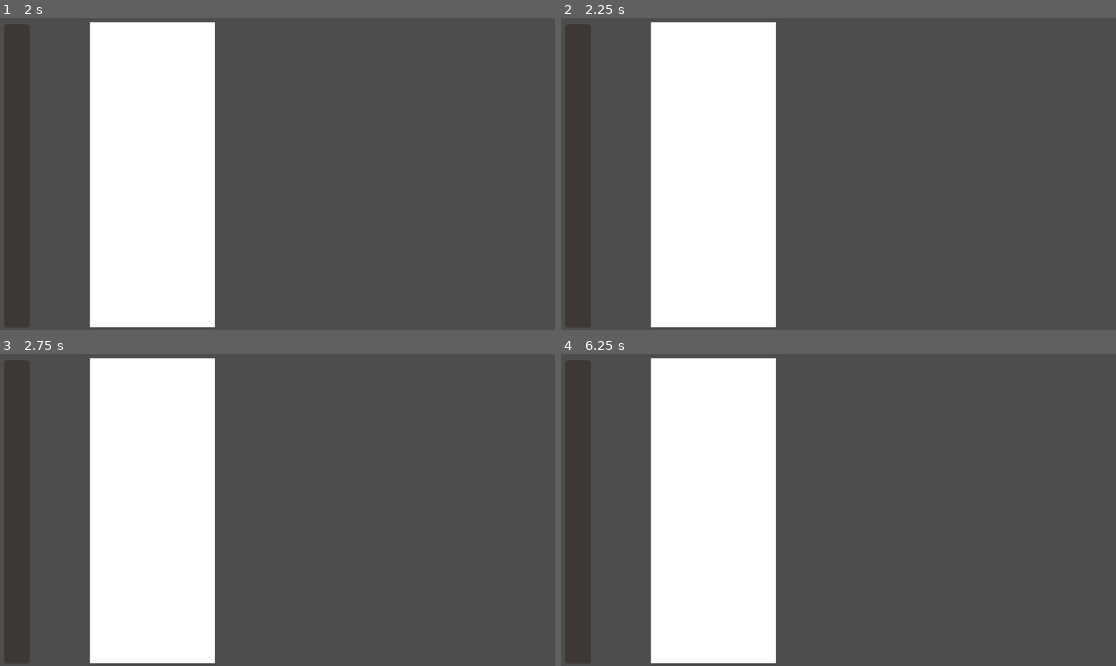
Above: before the commit, frames 1-4 (two rows, left to right).
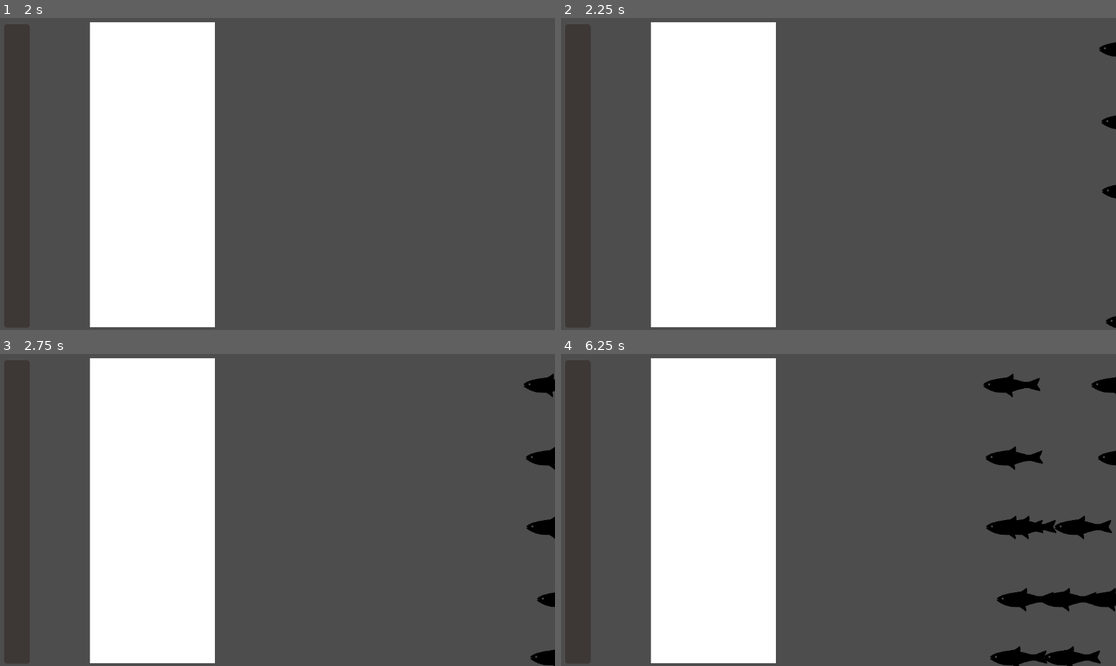
Above: after the commit, the same moments.

Repository: myticalcat/lazer_prot
Game: Godot game, scene res://main.tscn
Two runs of this game, one before a commit and one after it. Both use one fixed random seed, a clock stepped at 60 frames per second and the inputs below.
Inputs (mouse positions are in pixels of both pictures, inside the frame that each line leads up to):
- Up to frame 1 (2 s): tap Enter at 0.5 s; move the mouse to (155, 174) at 0.52 s; click (155, 174) at 0.67 s; tap Space at 1.25 s; move the mouse to (166, 189) at 1.27 s; click (166, 189) at 1.42 s
- Up to frame 2 (2.25 s): tap Enter at 2 s; move the mouse to (894, 105) at 2.02 s; click (894, 105) at 2.17 s
- Up to frame 3 (2.75 s): no input
- Up to frame 4 (6.25 s): move the mouse to (810, 572) at 2.77 s; click (810, 572) at 2.92 s; move the mouse to (1005, 556) at 3.52 s; click (1005, 556) at 3.67 s; move the mouse to (672, 463) at 4.27 s; click (672, 463) at 4.42 s; move the mouse to (866, 510) at 5.02 s; click (866, 510) at 5.17 s; move the mouse to (755, 432) at 5.77 s; click (755, 432) at 5.92 s

Frame 1 is identical in both runs. In frame 2, 0.3% of the frame differs, in the area x 96-100%, y 7-100%; in frame 3, 0.9%; in frame 4, 3.5%, in the area x 76-100%, y 6-100%.

Commit message:
lupa apa

Diff:
--- /dev/null
+++ b/Scene/Prefab/enemy_fish.gd
@@ -0,0 +1,20 @@
+extends EnemyInterface
+
+class_name  FishEnemy
+
+@export var hp : int = 10
+@export var speed : float = 1
+@export var atk : int = 1
+
+
+func _process(delta):
+	self.position.x -= speed
+
+func damage():
+	pass
+
+func damaged(amount : int):
+	pass
+
+func remove():
+	queue_free()
--- /dev/null
+++ b/Scene/Prefab/enemy_fish.tscn
@@ -0,0 +1,23 @@
+[gd_scene load_steps=5 format=3 uid="uid://brvor5nnnb25g"]
+
+[ext_resource type="Texture2D" uid="uid://dysdh5kymsapu" path="res://Asset/fish.png" id="1_gnont"]
+[ext_resource type="Script" path="res://Scene/Prefab/enemy_fish.gd" id="1_uhnju"]
+[ext_resource type="Script" path="res://Script/hurtbox.gd" id="3_1y5q6"]
+
+[sub_resource type="CapsuleShape2D" id="CapsuleShape2D_axr0c"]
+radius = 124.0
+height = 544.0
+
+[node name="enemy fish" type="Node2D"]
+script = ExtResource("1_uhnju")
+
+[node name="Sprite2D" type="Sprite2D" parent="."]
+scale = Vector2(0.25, 0.25)
+texture = ExtResource("1_gnont")
+
+[node name="Hurtbox" type="Area2D" parent="Sprite2D"]
+script = ExtResource("3_1y5q6")
+
+[node name="CollisionShape2D" type="CollisionShape2D" parent="Sprite2D/Hurtbox"]
+rotation = 1.5708
+shape = SubResource("CapsuleShape2D_axr0c")
--- /dev/null
+++ b/Scene/Prefab/enemy_spawner.tscn
@@ -0,0 +1,6 @@
+[gd_scene load_steps=2 format=3 uid="uid://duwsred5mg4tt"]
+
+[ext_resource type="Script" path="res://Script/enemy_spawner.gd" id="1_ns8sh"]
+
+[node name="enemy_spawner" type="Node2D"]
+script = ExtResource("1_ns8sh")
--- a/Scene/Prefab/lazer.tscn
+++ b/Scene/Prefab/lazer.tscn
@@ -1,8 +1,9 @@
-[gd_scene load_steps=3 format=3 uid="uid://doxvq1ih6gpjr"]
+[gd_scene load_steps=4 format=3 uid="uid://doxvq1ih6gpjr"]
 
 [ext_resource type="Script" path="res://Script/lazer.gd" id="1_lwwr8"]
+[ext_resource type="Script" path="res://Script/hitbox.gd" id="2_kjn83"]
 
-[sub_resource type="RectangleShape2D" id="RectangleShape2D_ii11m"]
+[sub_resource type="RectangleShape2D" id="RectangleShape2D_otd6k"]
 size = Vector2(1, 1)
 
 [node name="lazer" type="Node2D" node_paths=PackedStringArray("lazer_rect")]
@@ -14,8 +15,9 @@
 offset_bottom = 1.0
 color = Color(0, 1, 1, 1)
 
-[node name="Area2D" type="Area2D" parent="ColorRect"]
+[node name="Hitbox" type="Area2D" parent="ColorRect"]
+script = ExtResource("2_kjn83")
 
-[node name="CollisionShape2D" type="CollisionShape2D" parent="ColorRect/Area2D"]
+[node name="CollisionShape2D" type="CollisionShape2D" parent="ColorRect/Hitbox"]
 position = Vector2(0.5, 0.5)
-shape = SubResource("RectangleShape2D_ii11m")
+shape = SubResource("RectangleShape2D_otd6k")
--- /dev/null
+++ b/Script/enemy_interface.gd
@@ -0,0 +1,4 @@
+extends Node2D
+
+
+class_name EnemyInterface
--- /dev/null
+++ b/Script/enemy_spawner.gd
@@ -0,0 +1,26 @@
+extends Node2D
+
+var enemy_list : Array[PackedScene] = [
+	preload("res://Scene/Prefab/enemy_fish.tscn"),
+]
+
+var spawn_timer : float = 2.0  # Adjust the time between spawns
+var spawn_timer_max : float = 5  # Maximum time between spawns
+var spawn_area : Rect2 = Rect2(Vector2(0, 0), Vector2(800, 600))  # Adjust the spawn area
+var chance : float = 0.2
+func _process(delta):
+	spawn_timer -= delta
+
+	if spawn_timer <= 0.0 and randf() < chance:
+		spawn_enemy()
+		spawn_timer = randf() * spawn_timer_max
+
+
+func spawn_enemy():
+	if enemy_list.size() == 0:
+		return
+
+	var random_index = randi() % enemy_list.size()
+	var enemy_scene = enemy_list[random_index]
+	var enemy_instance = enemy_scene.instantiate()
+	add_child(enemy_instance)
--- /dev/null
+++ b/Script/hitbox.gd
@@ -0,0 +1,17 @@
+extends Area2D
+
+class_name Hitbox
+
+func _init():
+	collision_layer = 2
+	collision_mask = 0
+
+func _ready():
+	connect("area_entered", _on_area_entered)
+
+func _on_area_entered(hitbox : Hitbox):
+	if hitbox == null:
+		return
+
+	if owner.has_method("damaged"):
+		owner.damaged(hitbox.damage)
--- /dev/null
+++ b/Script/hurtbox.gd
@@ -0,0 +1,8 @@
+extends Area2D
+
+
+class_name Hurtbox
+
+func _init():
+	self.collision_mask = 2
+	self.collision_layer = 0
--- a/Script/lazer.gd
+++ b/Script/lazer.gd
@@ -1,11 +1,11 @@
 extends Node2D
 @export var lazer_rect: ColorRect
 
-
-
+var lazer_duration = 1
+var damage  = 5
 func start_lazering():
 	print('imma firin my lazeeeeer')
-	await flicker(lazer_rect, 0.1, 1)
+	await flicker(lazer_rect, 0.1, lazer_duration)
 	await fire(lazer_rect)
 	queue_free()
 
--- a/Script/lazer_area.gd
+++ b/Script/lazer_area.gd
@@ -5,7 +5,7 @@
 var start_pos = Vector2()
 var end_pos = Vector2()
 var lazer_prefab = preload("res://Scene/Prefab/lazer.tscn")
-var cooldown_duration = 1
+var cooldown_duration = 0.1
 var cooldown_timer = 0.0
 var lazer : Node2D = null
 var is_cooling_down = false
@@ -40,6 +40,7 @@
 			is_lazer_crt = true
 			start_pos = get_global_mouse_position() - get_parent().position
 			lazer = lazer_prefab.instantiate()
+			lazer.lazer_duration = 0.1
 			lazer.position = start_pos
 			add_sibling(lazer)
 		elif is_lazer_crt:
--- a/main.tscn
+++ b/main.tscn
@@ -1,7 +1,23 @@
-[gd_scene load_steps=2 format=3 uid="uid://1i1twiq0wqi8"]
+[gd_scene load_steps=3 format=3 uid="uid://1i1twiq0wqi8"]
 
 [ext_resource type="PackedScene" uid="uid://dh1npe0bjpo8o" path="res://Scene/Prefab/lazer_renderer.tscn" id="1_gw834"]
+[ext_resource type="PackedScene" uid="uid://duwsred5mg4tt" path="res://Scene/Prefab/enemy_spawner.tscn" id="2_cadmh"]
 
 [node name="Main" type="Node2D"]
 
 [node name="LazerRenderer" parent="." instance=ExtResource("1_gw834")]
+
+[node name="enemy_spawner" parent="." instance=ExtResource("2_cadmh")]
+position = Vector2(1188, 65)
+
+[node name="enemy_spawner2" parent="." instance=ExtResource("2_cadmh")]
+position = Vector2(1194, 216)
+
+[node name="enemy_spawner3" parent="." instance=ExtResource("2_cadmh")]
+position = Vector2(1195, 360)
+
+[node name="enemy_spawner4" parent="." instance=ExtResource("2_cadmh")]
+position = Vector2(1202, 510)
+
+[node name="enemy_spawner5" parent="." instance=ExtResource("2_cadmh")]
+position = Vector2(1201, 631)
Binary file added: Asset/fish.png
Not shown, added: Asset/fish.png.import
